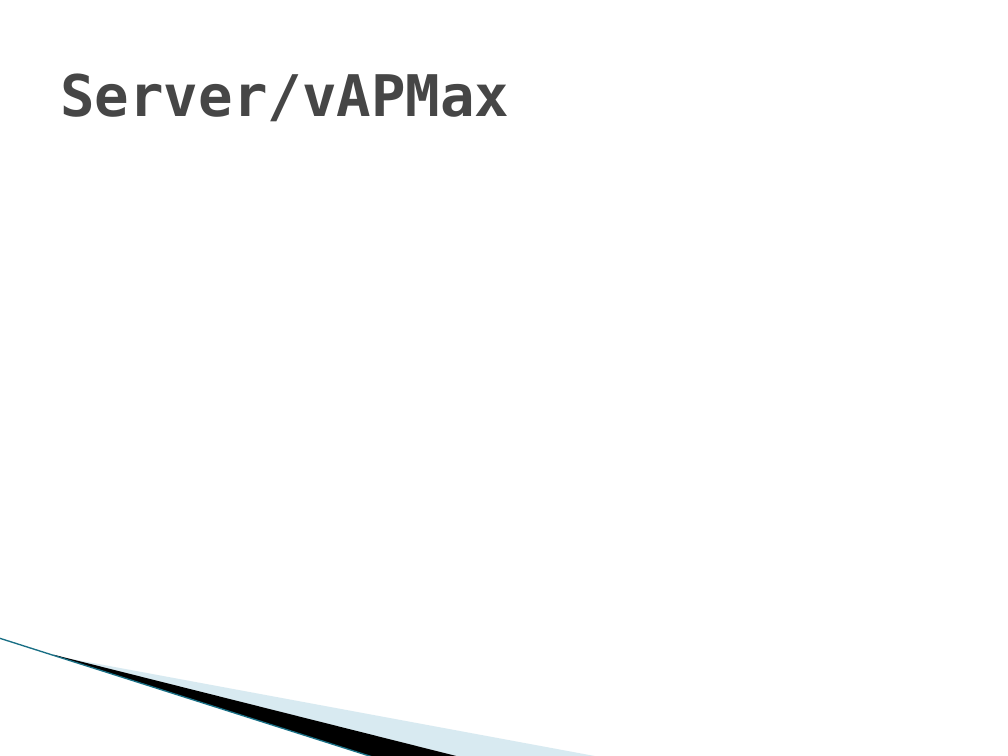
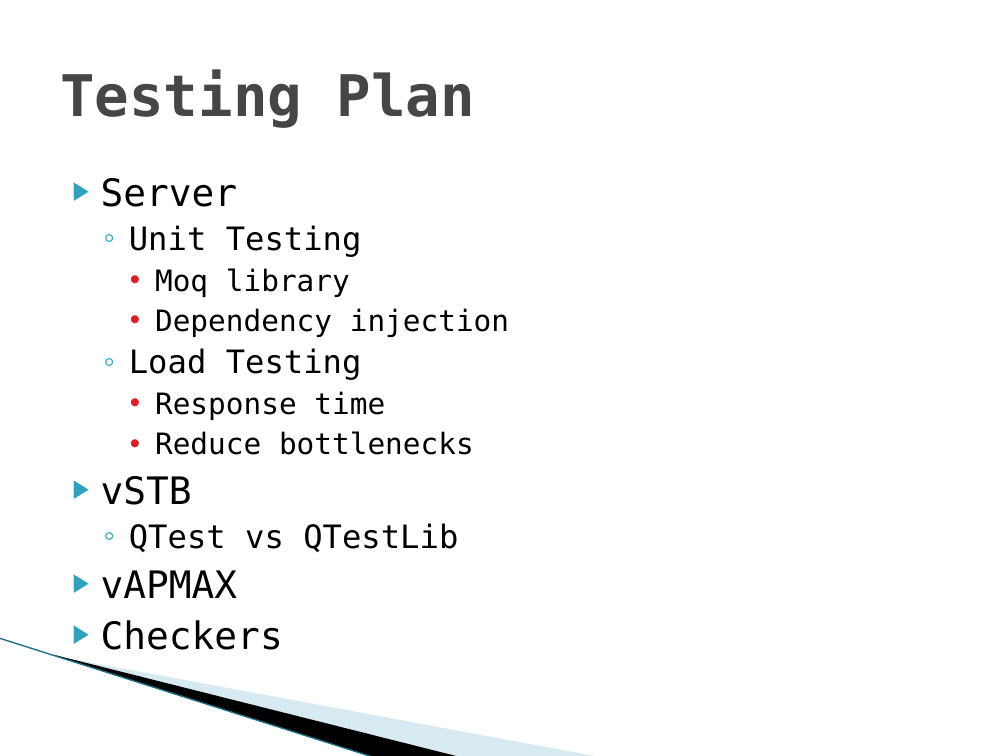
Before and after one commit to SDSMT-CSC/STBMF, a slide deck: slide 12 of docs/srDesign_ClientPresentation3.pptx (slide 5 before the commit). Drawn at 1008x756 pixels with LibreOffice and Linux fonts; fonts in the diff are those of the drawing; background and template pictures are left out. Boxes give left, top, right and bottom in pixels: in the first picture for what was removed or moved away, otherwise in the second. Text is boxed around its words. In the diff, an @@ line names an element or a change of style, - is before the commit and + after.

```diff
--- a/docs/srDesign_ClientPresentation3.pptx
+++ b/docs/srDesign_ClientPresentation3.pptx
@@ title at [60,69,475,128]: text changed @@
-Server/vAPMax
+Testing Plan
@@ text added at [101,178,509,650], 21 pt, text #000000 @@
+▶ Server
+  ◦ Unit Testing
+    • Moq library
+    • Dependency injection
+  ◦ Load Testing
+    • Response time
+    • Reduce bottlenecks
+▶ vSTB
+  ◦ QTest vs QTestLib
+▶ vAPMAX
+▶ Checkers
```
Also in this commit, not shown: 2 other slides changed, 8 slides added, 1 slide removed.
